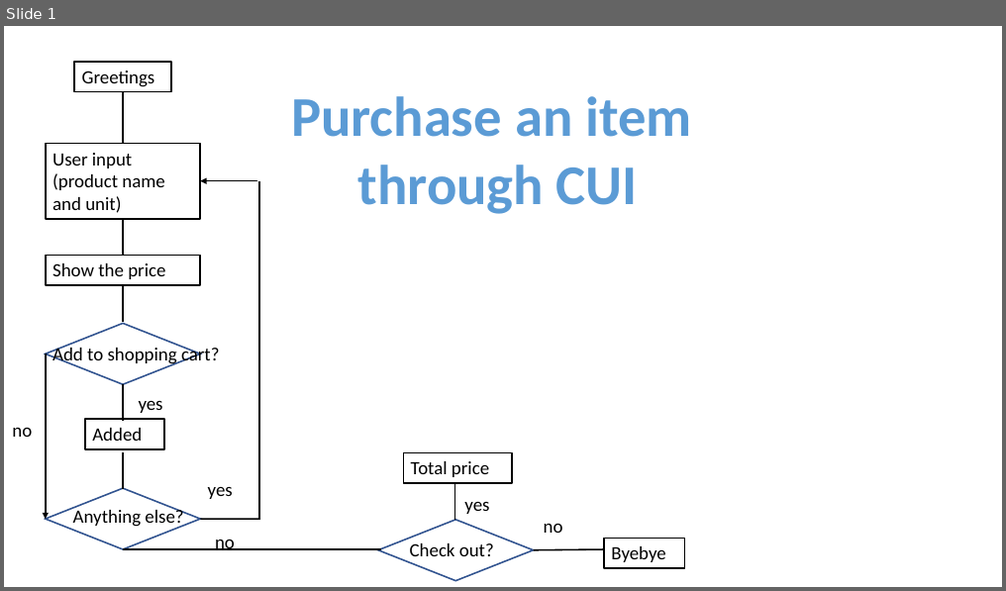
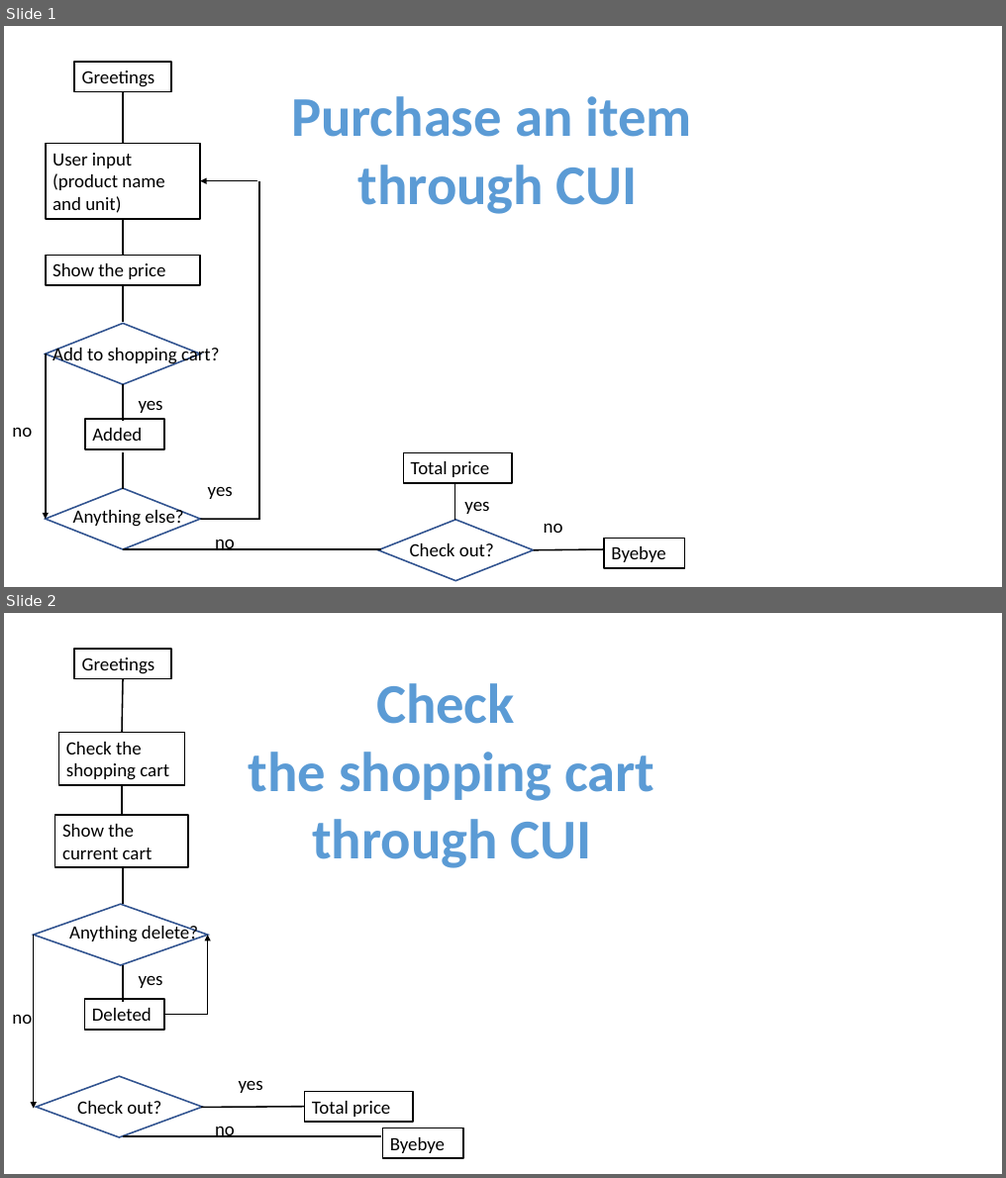
Before and after one commit to losandes/heinz-95729-project, a slide deck: flow.pptx. Shown one above the other, each under a label of ours: slide 1 before the commit, slides 1 and 2 after it. The pictures are 1006x591 and 1006x1178 pixels, drawn with LibreOffice and Linux fonts; fonts in the diff are those of the drawing. Boxes give left, top, right and bottom in pixels: in the first picture for what was removed or moved away, otherwise in the second. Text is boxed around its words. In the diff, an @@ line names an element or a change of style, - is before the commit and + after.

Commit message:
added work flow of checking shopping cart and presentation slides

```diff
--- a/flow.pptx
+++ b/flow.pptx
@@ slide 2 added at (4,613,1002,1174), background #FFFFFF @@
@@ rectangle added at (74,649,171,679), outline #000000 1.5 pt, 18 pt, text #000000 @@
+Greetings
@@ line added from (123, 679) to (122, 733), #000000 1.5 pt @@
@@ text added at (249,683,654,868), 54 pt, text #5B9BD5, bold @@
+Check
+the shopping cart
+through CUI
@@ rectangle added at (58,733,184,786), outline #000000 1.5 pt, 18 pt, text #000000 @@
+Check the shopping cart
@@ line added from (122, 785) to (122, 815), #000000 1.5 pt @@
@@ rectangle added at (54,815,188,868), outline #000000 1.5 pt, 18 pt, text #000000 @@
+Show the current cart
@@ line added from (123, 867) to (123, 904), #000000 1.5 pt @@
@@ diamond added at (33,904,208,965), fill #FFFFFF, outline #325491 1.5 pt @@
@@ arrow added from (33, 935) to (33, 1109), #000000 1.5 pt @@
@@ text added at (69,923,198,944), 18 pt, text #000000 @@
+Anything delete?
@@ elbow arrow added from (164, 1014) to (208, 935), #000000 1.5 pt @@
@@ line added from (123, 965) to (123, 1001), #000000 1.5 pt @@
@@ text added at (139,976,163,988), 18 pt, text #000000 @@
+yes
@@ text added at (12,1015,32,1024), 18 pt, text #000000 @@
+no
@@ rectangle added at (85,999,164,1029), outline #000000 1.5 pt, 18 pt, text #000000 @@
+Deleted
@@ diamond added at (37,1076,202,1138), fill #FFFFFF, outline #325491 1.5 pt @@
@@ text added at (239,1081,263,1093), 18 pt, text #000000 @@
+yes
@@ text added at (77,1101,161,1114), 18 pt, text #000000 @@
+Check out?
@@ line added from (201, 1108) to (305, 1107), #000000 1.5 pt @@
@@ rectangle added at (305,1091,414,1121), outline #000000 1.5 pt, 18 pt, text #000000 @@
+Total price
@@ line added from (123, 1137) to (381, 1137), #000000 1.5 pt @@
@@ text added at (215,1127,235,1138), 18 pt, text #000000 @@
+no
@@ rectangle added at (383,1129,463,1158), outline #000000 1.5 pt, 18 pt, text #000000 @@
+Byebye
```
Also in this commit, not shown: 3 other files.
